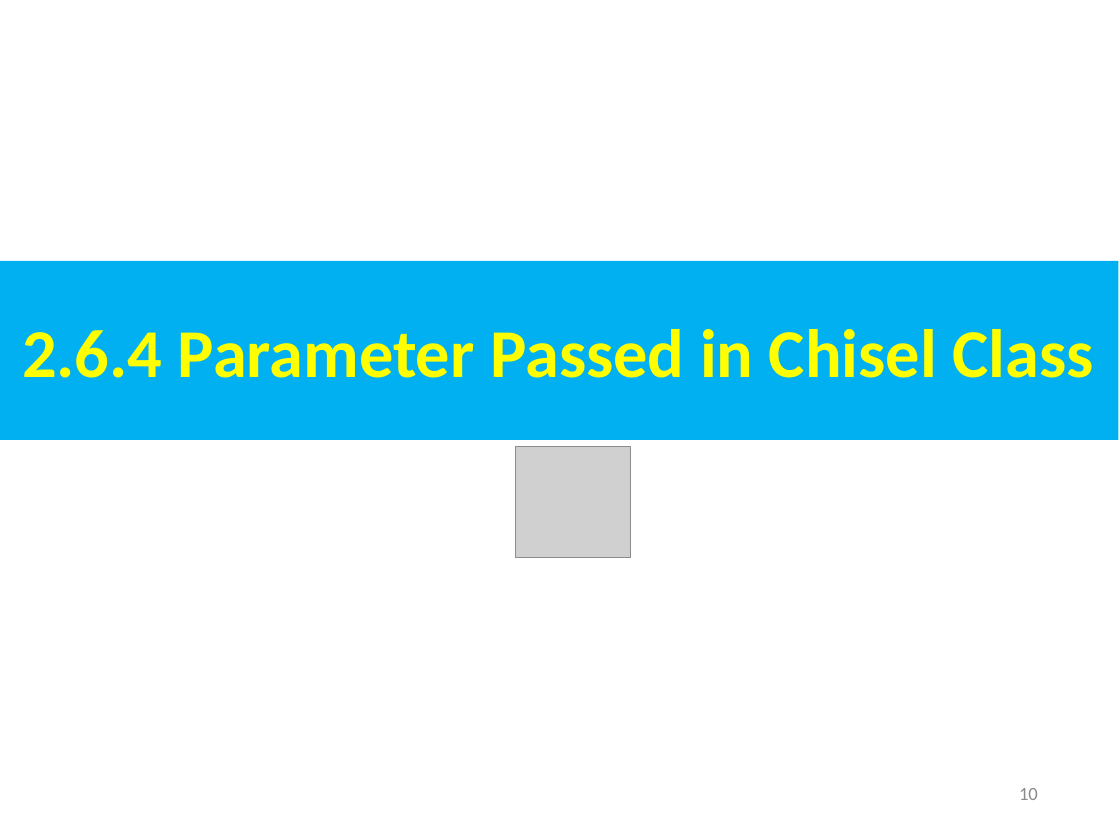
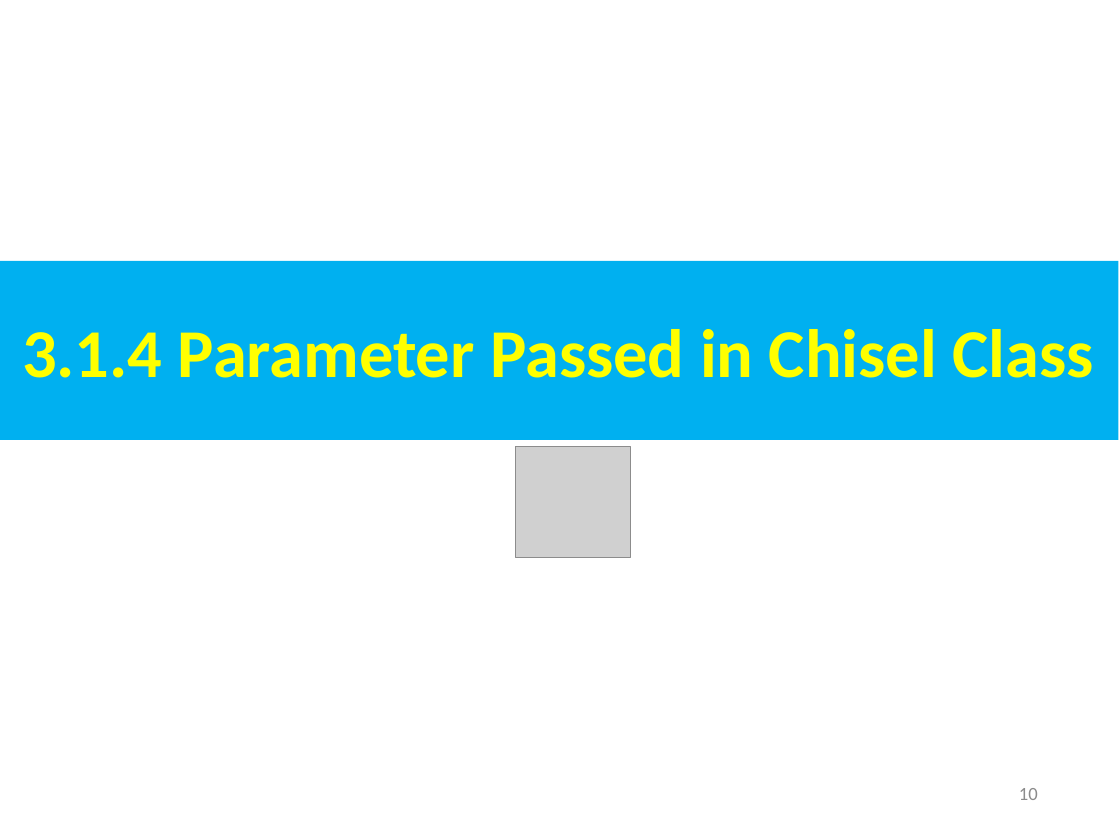
Before and after one commit to peterhchen/AIU_CS800_Chisel, a slide deck: slide 10 of 300_UCB_BC/003.1_Parameter/000_Video/003.1_Parameter.ppt. Drawn at 1120x840 pixels with LibreOffice and Linux fonts; fonts in the diff are those of the drawing; grey boxes stand for pictures. Boxes give left, top, right and bottom in pixels: in the first picture for what was removed or moved away, otherwise in the second. Text is boxed around its words. In the diff, an @@ line names an element or a change of style, - is before the commit and + after.

```diff
--- a/300_UCB_BC/003.1_Parameter/000_Video/003.1_Parameter.ppt
+++ b/300_UCB_BC/003.1_Parameter/000_Video/003.1_Parameter.ppt
@@ text in rectangle at [22,329,1094,378]: text changed @@
-2.6.4 Parameter Passed in Chisel Class
+3.1.4 Parameter Passed in Chisel Class
```
Also in this commit, not shown: 48 other slides changed.
